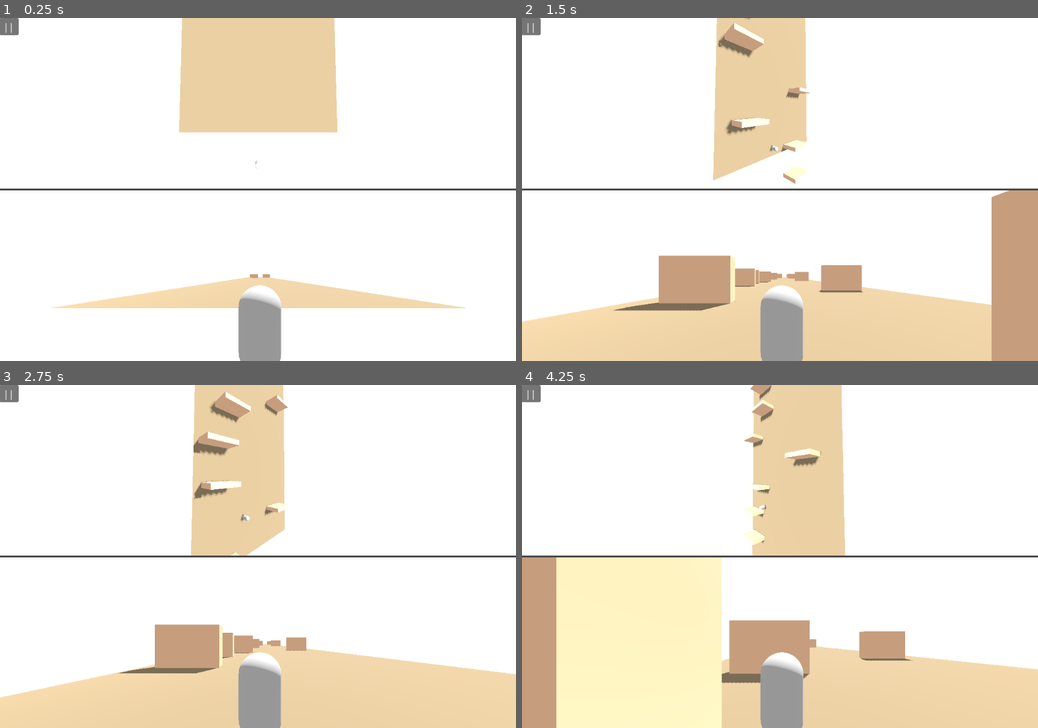
Above: before the commit, frames 1-4 (two rows, left to right).
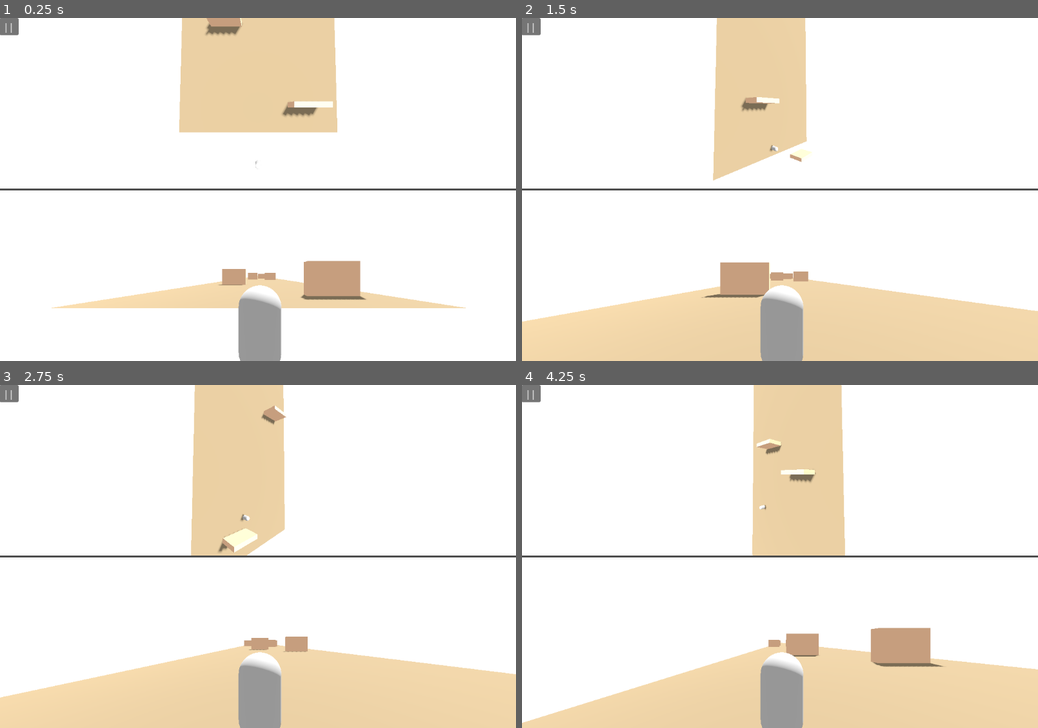
Above: after the commit, the same moments.

Repository: akj-07/mirage-marathon
Game: Godot game, scene res://scenes/World.tscn
The game is run twice, just before and just after one commit, with the same random seed, the same clock (stepped at 60 frames per second) and the same inputs. A sky picture missing from this copy of the repository is replaced by a grey-blue gradient.
Inputs (mouse positions are in pixels of both pictures, inside the frame that each line leads up to):
- Up to frame 1 (0.25 s): no input
- Up to frame 2 (1.5 s): move the mouse to (893, 172) at 0.52 s; hold D (Right) 0.53-1.25 s; click (893, 172) at 0.67 s; drag from (676, 206) to (754, 258) at 1.27 s
- Up to frame 3 (2.75 s): move the mouse to (309, 481) at 2.02 s; hold D (Right) from 2.03 s (still down)
- Up to frame 4 (4.25 s): release D (Right) at 2.75 s; drag from (754, 625) to (625, 505) at 2.77 s; move the mouse to (934, 607) at 3.52 s; hold A (Left) from 3.53 s (still down)

The runs differ from the first frame. In frame 1, 2.2% of the frame differs, in the area x 39-71%, y 0-83%; in frame 2, 9.2%; in frame 3, 4.1%; in frame 4, 23%, in the area x 0-82%, y 0-100%.

Commit message:
fix: wall not generating after clean up

Diff:
--- a/script/Terrain_Controller.gd
+++ b/script/Terrain_Controller.gd
@@ -7,23 +7,31 @@
 
 var terrain_belt: Array[MeshInstance3D] = []
 @export var terrain_velocity: float = 6.0
-@export var num_terrain_blocks: int = 1  # Start with more blocks for smoother transitions
-@export var generation_distance: float = 50.0  # Distance ahead of camera to generate new blocks
-@export var cleanup_distance: float = 30.0     # Distance behind camera to remove old blocks
+@export var num_terrain_blocks: int = 2  # Start with 2 blocks for smoother transitions
+@export var generation_distance: float = 100.0  # Distance ahead of camera to generate new blocks
+@export var cleanup_distance: float = 50.0     # Distance behind camera to remove old blocks
 
 const wall_scene = preload("res://scenes/Wall.tscn")
 @onready var player: CharacterBody3D = $"../Control/VBoxContainer/SubViewportContainer/SubViewport/Player"
 @onready var camera: Camera3D = $"../Control/VBoxContainer/SubViewportContainer/SubViewport/Player/Neck/Camera3D"
+var last_terrain = null
 
 # Track walls separately to prevent premature deletion
 var active_walls: Array[Node3D] = []
+# Track wall generation parameters
+@export var wall_generation_distance: float = 15.0  # Distance ahead of camera to generate walls
+@export var wall_spacing: float = 8.0  # Fixed distance between walls
+@export var wall_generation_ahead: float = 100.0   # Maximum distance ahead to maintain walls
 
 func _ready() -> void:
-	_init_blocks(num_terrain_blocks)
+	# Force initialization of exactly 2 blocks
+	_init_blocks(2)
+	print("Initial terrain blocks created: ", terrain_belt.size())
 
 func _physics_process(delta: float) -> void:
 	_progress_terrain(delta)
 	_manage_terrain_based_on_camera()
+	_manage_wall_generation()
 	_cleanup_distant_walls()
 
 func _init_blocks(number_of_blocks: int) -> void:
@@ -45,18 +53,16 @@
 			block.queue_free()
 			continue
 
-		if block_index == 0:
+		if block_index == 0 or block_index == 1:
 			# Position first block so its front edge is at z=0
 			block.position.z = -block.mesh.size.y / 2
+			print("First block positioned at: ", block.position)
 		else:
 			_append_to_far_edge(terrain_belt[block_index-1], block)
+			print("Block ", block_index, " positioned at: ", block.position)
 
 		add_child(block)
 		terrain_belt.append(block)
-
-		# Spawn walls on blocks after the first one (so player doesn't spawn inside a wall)
-		if block_index > 0:
-			_spawn_walls(block)
 
 func _progress_terrain(delta: float) -> void:
 	# A safety check to prevent errors if the belt is empty
@@ -78,19 +84,35 @@
 
 	var camera_z = camera.global_position.z
 
-	# Check if we need to generate a new block ahead
-	var last_block = terrain_belt[-1]
-	var last_block_end = last_block.global_position.y + last_block.mesh.size.y / 2
-
-	if last_block_end < camera_z + generation_distance:
-		_generate_new_block()
-
-	# Check if we need to remove old blocks behind the camera
-	var first_block = terrain_belt[0]
-	var first_block_end = first_block.global_position.y + first_block.mesh.size.y / 2
-
-	if first_block_end < camera_z - cleanup_distance:
-		_remove_old_block()
+	# Check if we need to generate a new block
+	if terrain_belt.size() >= 1:
+		var first_block = terrain_belt[0]
+		var first_block_end = first_block.global_position.z + first_block.mesh.size.y / 2
+
+		# Generate new block when player is close to the end of first block
+		if camera_z >= (first_block_end - generation_distance):
+			_generate_new_block()
+			print("Generated new block. Total blocks: ", terrain_belt.size())
+
+	# Only remove old blocks if we have more than 2 blocks AND the first block is far behind
+	if terrain_belt.size() > 2:
+		var first_block = terrain_belt[0]
+		var first_block_end = first_block.global_position.z + first_block.mesh.size.y / 2
+
+		# More conservative cleanup - only remove when block is much further behind
+		if first_block_end < (camera_z - cleanup_distance * 2):  # Double the cleanup distance
+			_remove_old_block()
+			print("Removed old block. Remaining blocks: ", terrain_belt.size())
+
+func _append_to_far_edge(target_block: MeshInstance3D, appending_block: MeshInstance3D) -> void:
+	if target_block.mesh == null or appending_block.mesh == null:
+		return
+
+	# FIXED: Use Z axis consistently for positioning
+	appending_block.position.z = target_block.position.z - target_block.mesh.size.y / 2 - appending_block.mesh.size.y / 2
+
+	# Keep blocks at the same height
+	appending_block.position.y = target_block.position.y
 
 func _generate_new_block() -> void:
 	if terrain_scene == null:
@@ -103,11 +125,15 @@
 		block.queue_free()
 		return
 
-	var last_terrain = terrain_belt[-1]
+	# Position new block at the end of the last block
+	if not terrain_belt.is_empty():
+		last_terrain = terrain_belt[-1]
 	_append_to_far_edge(last_terrain, block)
+
 	add_child(block)
-	_spawn_walls(block)
 	terrain_belt.append(block)
+
+	print("New block generated at position: ", block.position)
 
 func _remove_old_block() -> void:
 	if terrain_belt.is_empty():
@@ -119,62 +145,104 @@
 	_remove_walls_from_block(old_block)
 
 	old_block.queue_free()
-
-func _append_to_far_edge(target_block: MeshInstance3D, appending_block: MeshInstance3D) -> void:
-	if target_block.mesh == null or appending_block.mesh == null:
-		return
-
-	# Position the new block at the far edge of the target block
-	appending_block.position.z = target_block.position.y - target_block.mesh.size.y / 2 - appending_block.mesh.size.y / 2
-
-	# Keep blocks at the same height
-	appending_block.position.y = target_block.position.y
-
-func _spawn_walls(block: MeshInstance3D) -> void:
-	if wall_scene == null or block.mesh == null:
-		return
-
-	# Spawn 0,1 walls randomly on this block
-	var num_walls = randi_range(0,1)
-
-	for i in range(num_walls):
-		var wall = wall_scene.instantiate()
-
-		# Set wall size
-		var wall_width = 6.0
-		var wall_height = 4.0
-		var wall_depth = 1.0
-
-		if wall.has_method("set_wall_size"):
-			wall.set_wall_size(wall_width, wall_height, wall_depth)
-		elif wall is MeshInstance3D and wall.mesh is BoxMesh:
-			wall.mesh.size = Vector3(wall_width, wall_height, wall_depth)
-
-		# Position wall randomly on the block (using local coordinates)
-		var block_width = block.mesh.size.x
-		var block_length = block.mesh.size.y  # Use z for length since that's our forward axis
-
-		var final_global_pos: Vector3
-		# Check the previous walls co-ordinates and add the new wall 10 units
-		# ahead in the z direction.
-		if active_walls:
-			var last_wall = active_walls[-1]
-			final_global_pos = last_wall.global_position
-			final_global_pos.z += 8
-			final_global_pos.x =  randf_range(-block_width/2 + wall_width/2, block_width/2 - wall_width/2)
-		else:
-			var x = randf_range(-block_width/2 + wall_width/2 , block_width/2 - wall_width/2)
-			var z = randf_range(-block_length/2 + wall_depth/2 , block_length/2 - wall_depth/2)
-			var loc_pos = Vector3(x, wall_height/2, z)  # So it sits on the terrain surface
-			final_global_pos = block.to_global(loc_pos)
-
-		# Add wall as child of the terrain block so it moves with it
-		block.add_child(wall)
-		wall.global_position = final_global_pos
-		# Track the wall for cleanup
-		active_walls.append(wall)
-
-		print("Spawning wall at local position: ", wall.position, " on block at: ", block.global_position)
+	print("Old block removed")
+
+func _manage_wall_generation() -> void:
+	if camera == null or terrain_belt.is_empty():
+		return
+
+	var camera_z = camera.global_position.z
+
+	# Check if we have any active walls
+	if active_walls.is_empty():
+		# No walls exist - generate walls up to 100m ahead
+		_generate_initial_wall_segment(camera_z)
+	else:
+		# Find the furthest wall ahead
+		var furthest_wall_z = _get_furthest_wall_z()
+
+		# If the furthest wall is less than 100m ahead, generate more walls
+		var distance_to_furthest = camera_z - furthest_wall_z
+		if distance_to_furthest > -(wall_generation_ahead):
+			_generate_walls_to_distance(furthest_wall_z, camera_z - wall_generation_ahead)
+
+func _generate_initial_wall_segment(camera_z: float) -> void:
+	"""Generate walls from current position up to 100m ahead"""
+	print("Generating initial wall segment")
+
+	var current_z = camera_z - wall_spacing  # Start first wall 8 units ahead
+	var target_z = camera_z - wall_generation_ahead  # Generate up to 100m ahead
+
+	while current_z >= target_z:
+		_generate_wall_at_position(current_z)
+		current_z -= wall_spacing  # Move to next wall position (8 units further)
+
+func _generate_walls_to_distance(start_z: float, target_z: float) -> void:
+	"""Generate walls from start_z to target_z with proper spacing"""
+	print("Generating walls from ", start_z, " to ", target_z)
+
+	var current_z = start_z - wall_spacing  # Start next wall at proper spacing
+
+	while current_z >= target_z:
+		_generate_wall_at_position(current_z)
+		current_z -= wall_spacing  # Move to next wall position
+
+func _get_furthest_wall_z() -> float:
+	"""Get the Z position of the furthest wall ahead (lowest Z value)"""
+	var furthest_z = INF
+
+	for wall in active_walls:
+		if is_instance_valid(wall):
+			if wall.global_position.z < furthest_z:
+				furthest_z = wall.global_position.z
+
+	return furthest_z if furthest_z != INF else 0.0
+
+func _generate_wall_at_position(target_z: float) -> void:
+	if wall_scene == null or terrain_belt.is_empty():
+		return
+
+	# Find the terrain block that should contain this wall
+	var target_block: MeshInstance3D = null
+	for block in terrain_belt:
+		var block_start = block.global_position.z - block.mesh.size.y / 2
+		var block_end = block.global_position.z + block.mesh.size.y / 2
+		if target_z >= block_start and target_z <= block_end:
+			target_block = block
+			break
+
+	if target_block == null:
+		# If no block found, use the last block as fallback
+		target_block = terrain_belt[-1]
+
+	# Randomly decide if we should spawn a wall (50% chance)
+	if randi_range(0, 1) == 0:
+		print("Skipping wall generation at ", target_z, " (random)")
+		return
+
+	var wall = wall_scene.instantiate()
+
+	# Set wall size
+	var wall_width = 6.0
+	var wall_height = 4.0
+	var wall_depth = 1.0
+
+	if wall.has_method("set_wall_size"):
+		wall.set_wall_size(wall_width, wall_height, wall_depth)
+	elif wall.mesh is BoxMesh:
+		wall.mesh.size = Vector3(wall_width, wall_height, wall_depth)
+
+	# Position wall
+	var block_width = target_block.mesh.size.x
+	var x = randf_range(-block_width/2 + wall_width/2, block_width/2 - wall_width/2)
+	var final_global_pos = Vector3(x, wall_height/2, target_z)
+
+	# Add wall as child of the terrain block so it moves with it
+	target_block.add_child(wall)
+	wall.global_position = final_global_pos
+	active_walls.append(wall)
+
+	print("Generated wall at position: ", wall.global_position, " on block at: ", target_block.global_position)
 
 func _remove_walls_from_block(block: MeshInstance3D) -> void:
 	# Remove walls that belong to this block from our tracking array
@@ -182,6 +250,7 @@
 		var wall = active_walls[i]
 		if not is_instance_valid(wall) or wall.get_parent() == block:
 			active_walls.remove_at(i)
+			print("Wall removed from tracking")
 
 func _cleanup_distant_walls() -> void:
 	if camera == null:
@@ -196,6 +265,8 @@
 			active_walls.remove_at(i)
 			continue
 
+		# Remove walls that are too far behind the camera
 		if wall.global_position.z > camera_z + cleanup_distance:
+			print("Cleaning up distant wall at: ", wall.global_position)
 			wall.queue_free()
 			active_walls.remove_at(i)
